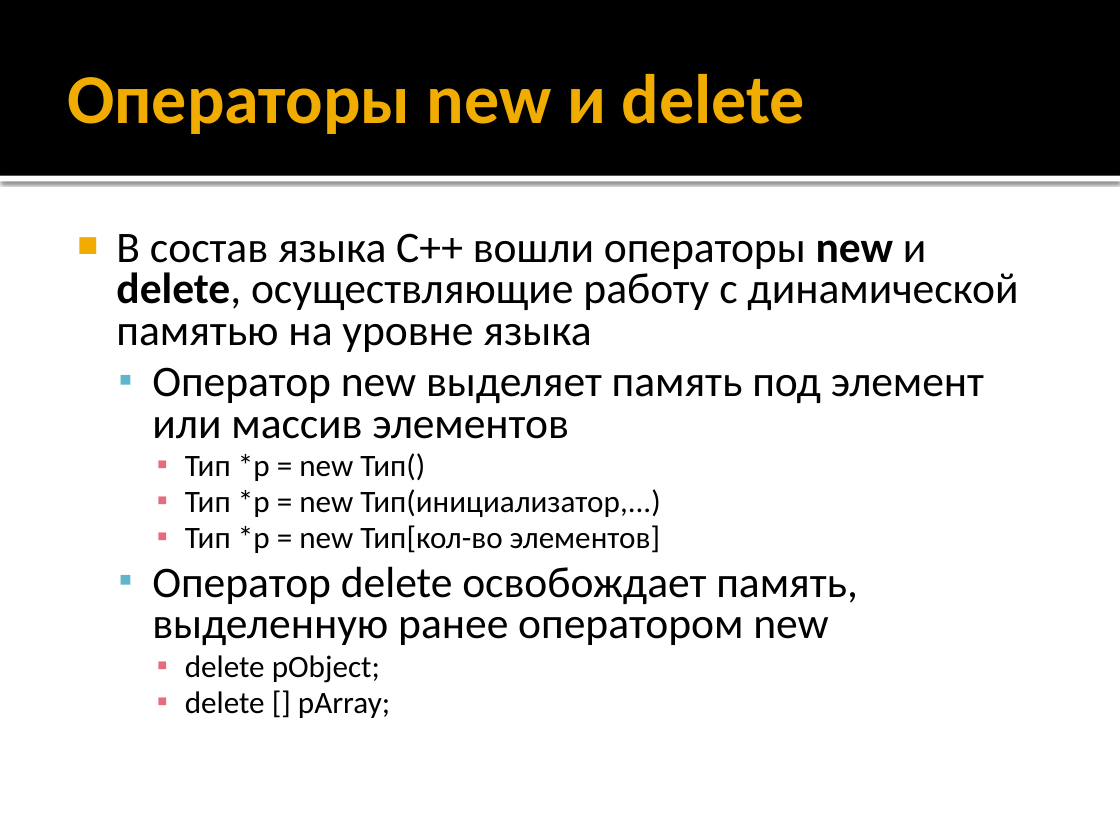
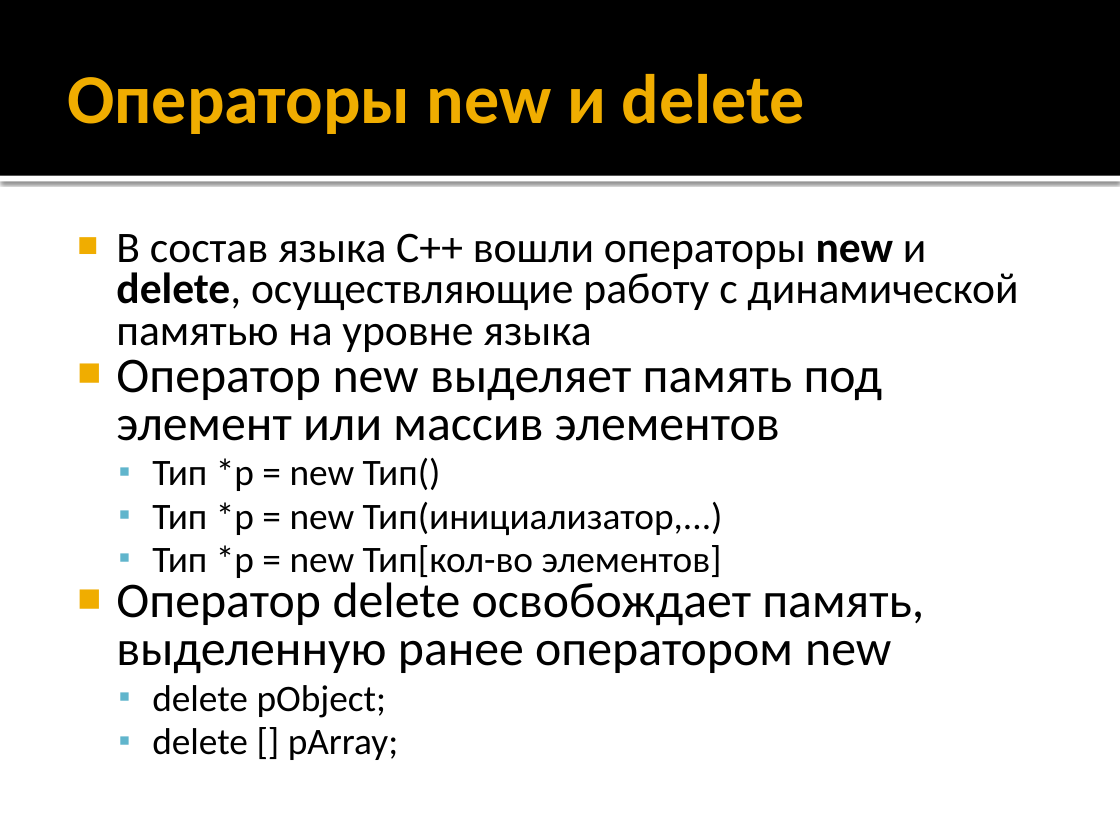
Before and after one commit to alexey-malov/oop, a slide deck: slide 227 of lectures/01/Синтаксис C++.pptx. Drawn at 1120x840 pixels with LibreOffice and Linux fonts; fonts in the diff are those of the drawing. Boxes give left, top, right and bottom in pixels: in the first picture for what was removed or moved away, otherwise in the second. Text is boxed around its words. In the diff, an @@ line names an element or a change of style, - is before the commit and + after.

```diff
--- a/lectures/01/Синтаксис C++.pptx
+++ b/lectures/01/Синтаксис C++.pptx
@@ text at (116, 351, 924, 760): size 28 to 32 pt in "Оператор new выделяет память под элемент или ...", "Оператор delete освобождает память, выделенную ранее операто ..."; size 20 to 24 pt in "Тип *p = new Тип()", "Тип *p = new Тип(инициализатор,...)", "Тип *p = new Тип[кол-во элементов]", "delete pObject;" and 1 more places; bullet ▪ to ■; list level 2 to 1 in "Оператор new выделяет память под ..."; bullet colour #60B5CC to #F0AD00; list level 3 to 2 in "Тип *p = new Тип()"; bullet colour #E66C7D to #60B5CC; list level 3 to 2 in "Тип *p = new Тип(инициализатор,...)"; list level 3 to 2 in "Тип *p = new Тип[кол-во ..."; list level 2 to 1 in "Оператор delete освобождает память, выделенную ..."; list level 3 to 2 in "delete pObject;"; list level 3 to 2 in "delete [] pArray;" @@
```
Also in this commit, not shown: 2 other slides changed, 1 slide removed, 1 other file.
